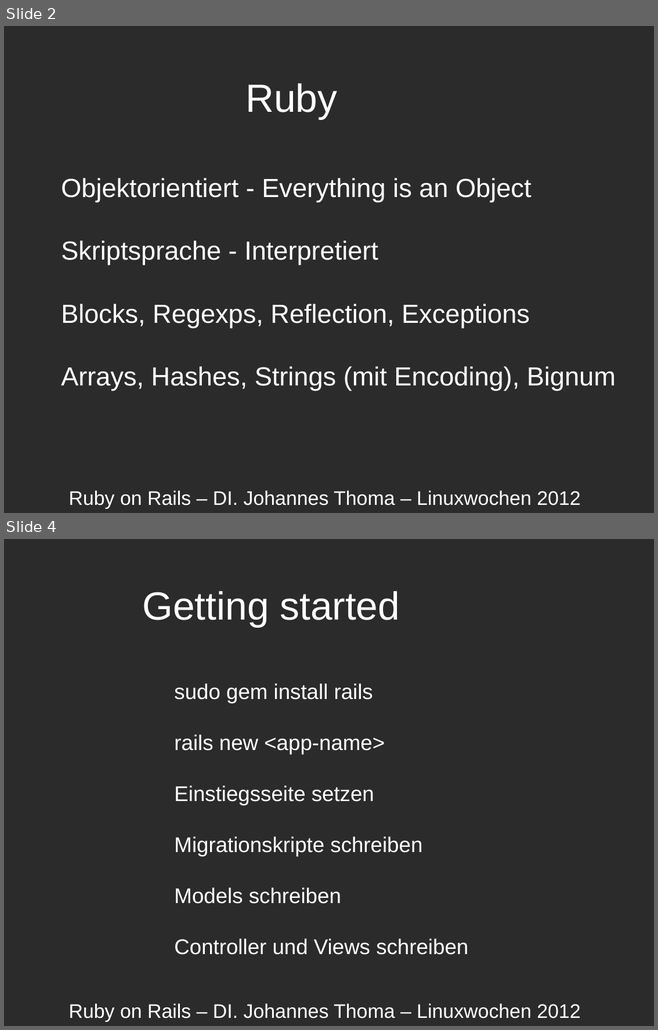
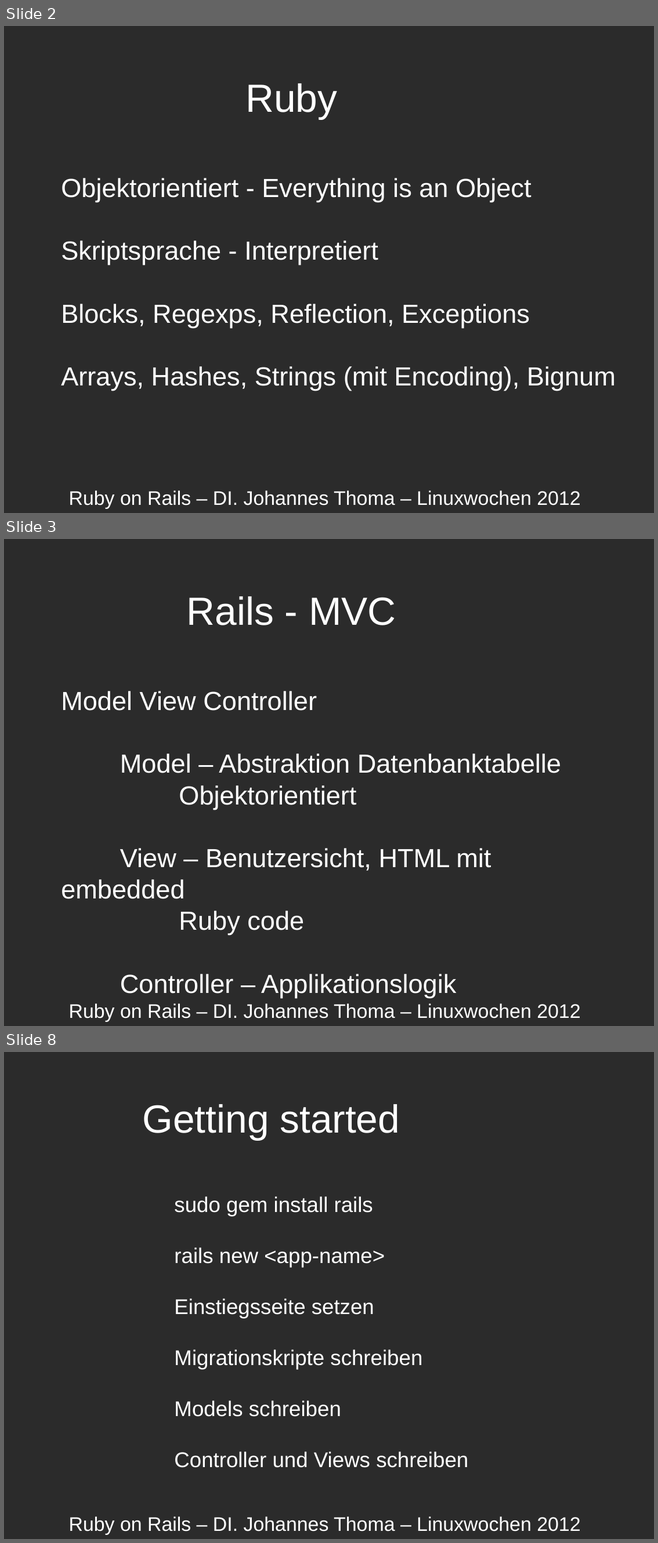
Before and after one commit to johannesthoma/rails-forum, a slide deck: doc/RailsSpeech.odp. Shown one above the other, each under a label of ours: slides 2 and 4 before the commit, slides 2, 3 and 8 after it; the slides between them are not shown. The pictures are 658x1030 and 658x1543 pixels, drawn with LibreOffice and Linux fonts; fonts in the diff are those of the drawing; background and template pictures are left out; a plain dark background stands for a picture behind light text. Boxes give left, top, right and bottom in pixels: in the first picture for what was removed or moved away, otherwise in the second. Text is boxed around its words. In the diff, an @@ line names an element or a change of style, - is before the commit and + after.

```diff
--- a/doc/RailsSpeech.odp
+++ b/doc/RailsSpeech.odp
@@ slide 3 added at [4, 539, 654, 1026], background picture (left out) @@
@@ text added at [187, 596, 396, 625], 48 pt, text #FFFFFF @@
+Rails - MVC
@@ text added at [61, 691, 561, 994], 32 pt, text #FFFFFF @@
+Model View Controller
+Model – Abstraktion Datenbanktabelle
+Objektorientiert
+View – Benutzersicht, HTML mit embedded
+Ruby code
+Controller – Applikationslogik
@@ text added at [69, 1004, 580, 1022], 24 pt, text #FFFFFF @@
+Ruby on Rails – DI. Johannes Thoma – Linuxwochen 2012
@@ what was slide 4 is now slide 8 @@
```
Also in this commit, not shown: 1 slide changed, 3 other slides added.
